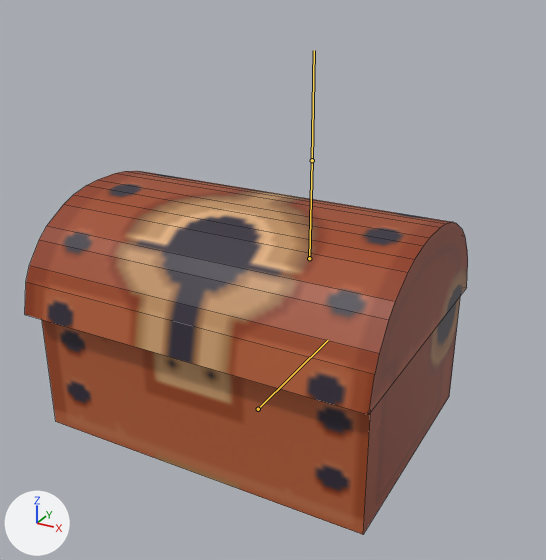
Renders of the FBX model Client/Resource/Model/Object/Chest/Chest.fbx from each side of a commit.
Rendered twice from a 50 mm lens placed at (3.35, -5.77, 4.38), pointed at (-0.05, 0.42, 1.29). Lighting does not change. The marker at lower left points along +X, +Y and +Z. The bones that bend it are drawn over the model as lines. Mesh edges are drawn as thin lines.
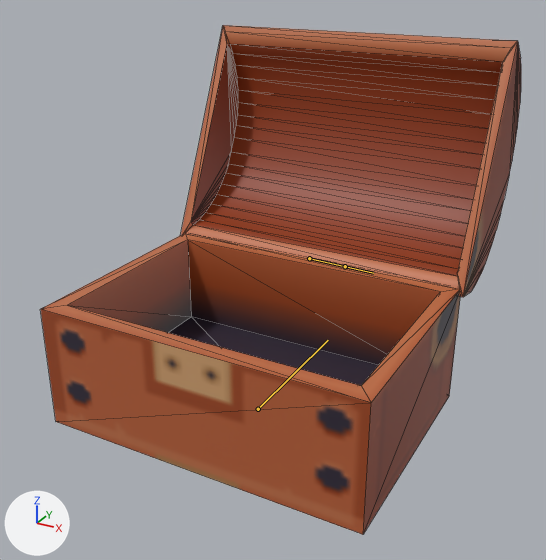
The newer file adds an action. The first version stands in its rest pose; the second is drawn at frame 1 of the action 'Armature|02-Closed'.

What differs and where, as boxes (x1, y1, x2, y2) in the pictures (546 x 560 px):
'Cube', posed (9% wider, 40% taller)
    before: (25, 171, 468, 535)
    after: (40, 25, 521, 535)
bone 'DEF-Pod', root to tip
    before: (309, 258) to (312, 160)
    after: (309, 258) to (345, 266)

What the commit changed:
Bone 'DEF-Pod' (bone_def_pod) turns from (0, 0, 0) to (-115, 0, 0) degrees about its own x, y and z.
